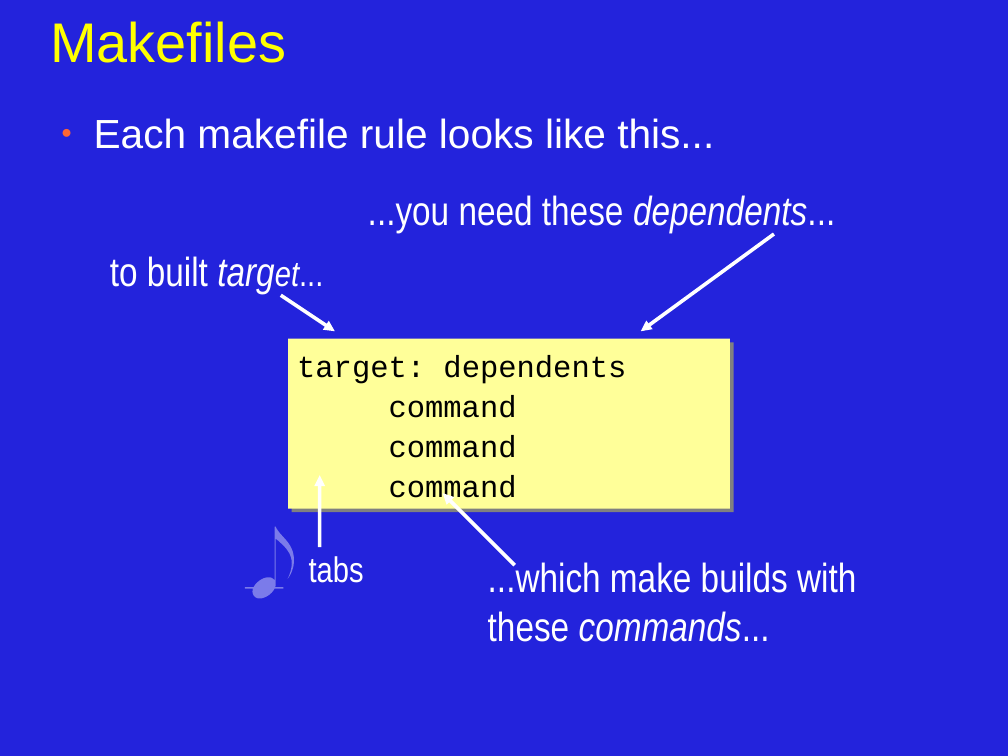
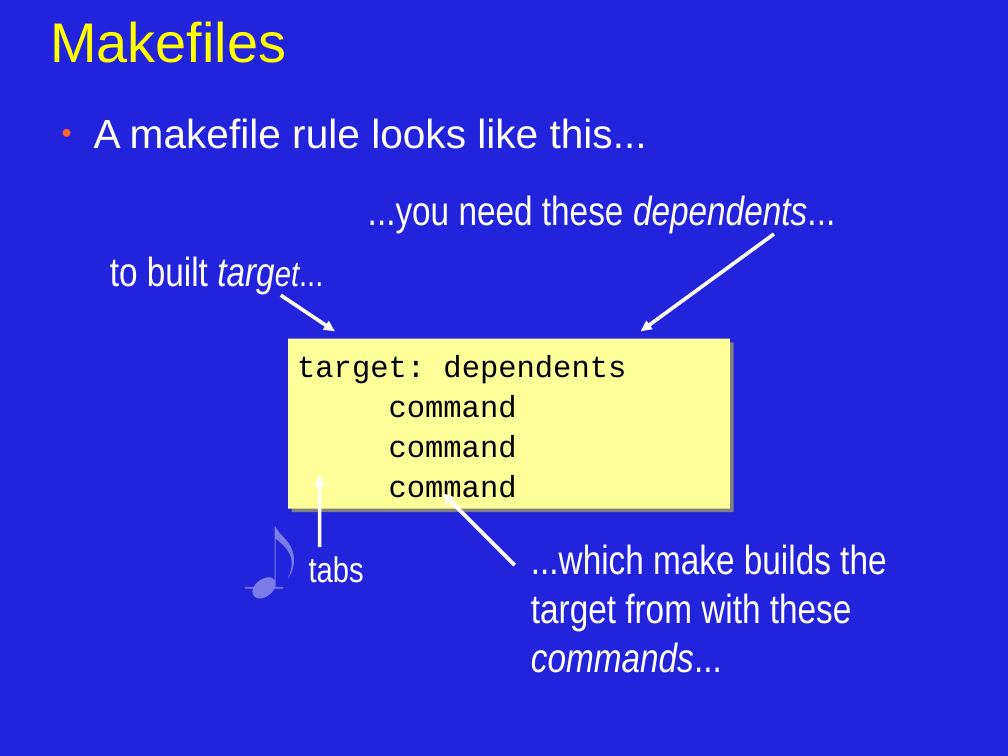
Before and after one commit to JonJagger/two-day-courses, a slide deck: slide 2 of cppf/06_Program_Organization_and_Dependency_Management.odp. Drawn at 1008x756 pixels with LibreOffice and Linux fonts; fonts in the diff are those of the drawing. Boxes give left, top, right and bottom in pixels: in the first picture for what was removed or moved away, otherwise in the second. Text is boxed around its words. In the diff, an @@ line names an element or a change of style, - is before the commit and + after.

Commit message:
copied slides into summary; ch 8 partially done; went through all slides and tidied up and corrected typos

```diff
--- a/cppf/06_Program_Organization_and_Dependency_Management.odp
+++ b/cppf/06_Program_Organization_and_Dependency_Management.odp
@@ text at <box>94,118,647,149</box>: text changed @@
-● Each makefile rule looks like this...
+● A makefile rule looks like this...
@@ text at <box>531,544,886,673</box>: text changed @@
-...which make builds with these commands...
+...which make builds the target from with these commands...
```
Also in this commit, not shown: 5 other slides changed, 6 other files.
